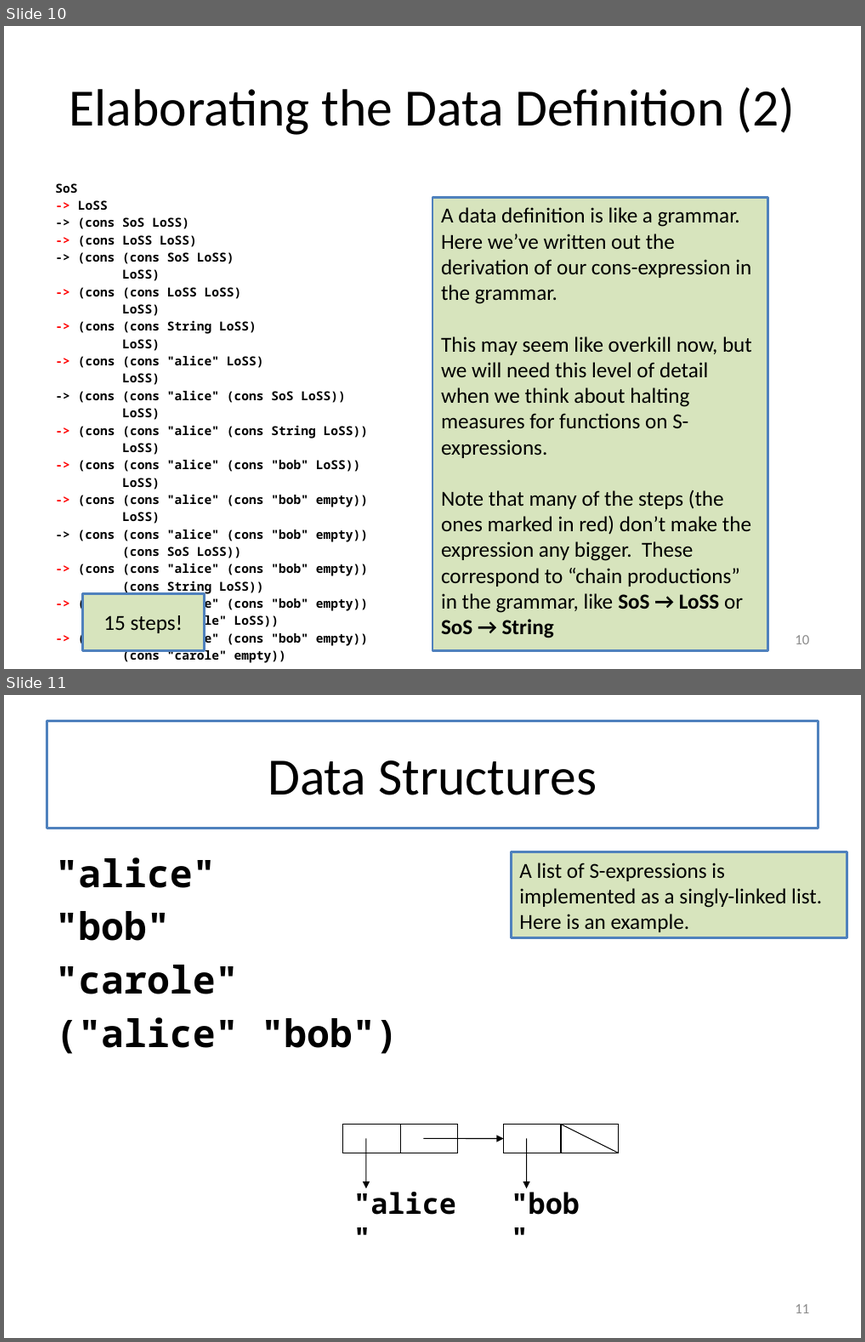
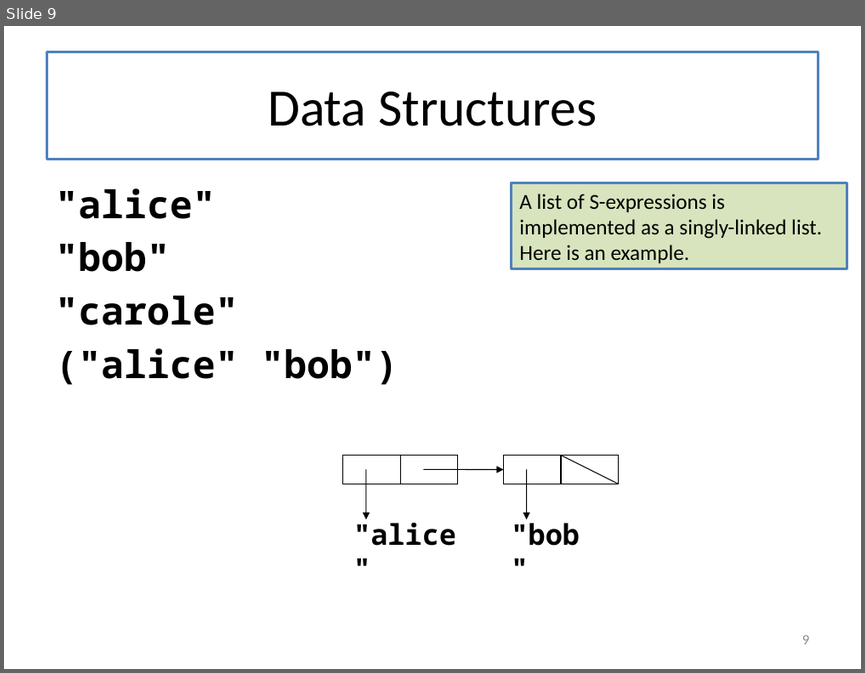
Before and after one commit to mwand/cs5010f16, a slide deck: Slides/Lesson 6.4 Lists of Lists.pptx. Shown one above the other, each under a label of ours: slides 10 and 11 before the commit, slide 9 after it. The pictures are 865x1342 and 865x673 pixels, drawn with LibreOffice and Linux fonts; fonts in the diff are those of the drawing. Boxes give left, top, right and bottom in pixels: in the first picture for what was removed or moved away, otherwise in the second. Text is boxed around its words. In the diff, an @@ line names an element or a change of style, - is before the commit and + after.

```diff
--- a/Slides/Lesson 6.4 Lists of Lists.pptx
+++ b/Slides/Lesson 6.4 Lists of Lists.pptx
@@ slide 10 removed at [4,26,861,669], background #FFFFFF @@
@@ title removed at [46,52,818,159] @@
-Elaborating the Data Definition (2)
@@ text removed at [55,183,369,663] @@
-SoS
--> LoSS
--> (cons SoS LoSS)
--> (cons LoSS LoSS)
--> (cons (cons SoS LoSS)
-LoSS)
--> (cons (cons LoSS LoSS)
-LoSS)
--> (cons (cons String LoSS)
-LoSS)
--> (cons (cons "alice" LoSS)
-LoSS)
--> (cons (cons "alice" (cons SoS LoSS))
-LoSS)
--> (cons (cons "alice" (cons String LoSS))
-LoSS)
--> (cons (cons "alice" (cons "bob" LoSS))
-LoSS)
--> (cons (cons "alice" (cons "bob" empty))
-LoSS)
--> (cons (cons "alice" (cons "bob" empty))
-(cons SoS LoSS))
--> (cons (cons "alice" (cons "bob" empty))
-(cons String LoSS))
--> (cons (cons "alice" (cons "bob" empty))
-(cons "carole" LoSS))
--> (cons (cons "alice" (cons "bob" empty))
-(cons "carole" empty))
@@ rectangle removed at [432,198,768,650] @@
-A data definition is like a grammar. Here we’ve written out the derivation of our cons-expression in the grammar.
-This may seem like overkill now, but
-we will need this level of detail when we think about halting measures for functions on S-expressions.
-Note that many of the steps (the ones marked in red) don’t make the expression any bigger. These correspond to “chain productions” in the grammar, like SoS → LoSS or SoS → String
@@ rectangle removed at [83,593,205,651] @@
-15 steps!
@@ page number removed at [794,635,809,644] @@
-10
@@ what was slide 11 is now slide 9 @@
@@ page number at [802,635,809,644]: text changed @@
-11
+9
```
Also in this commit, not shown: 1 other slide removed.
